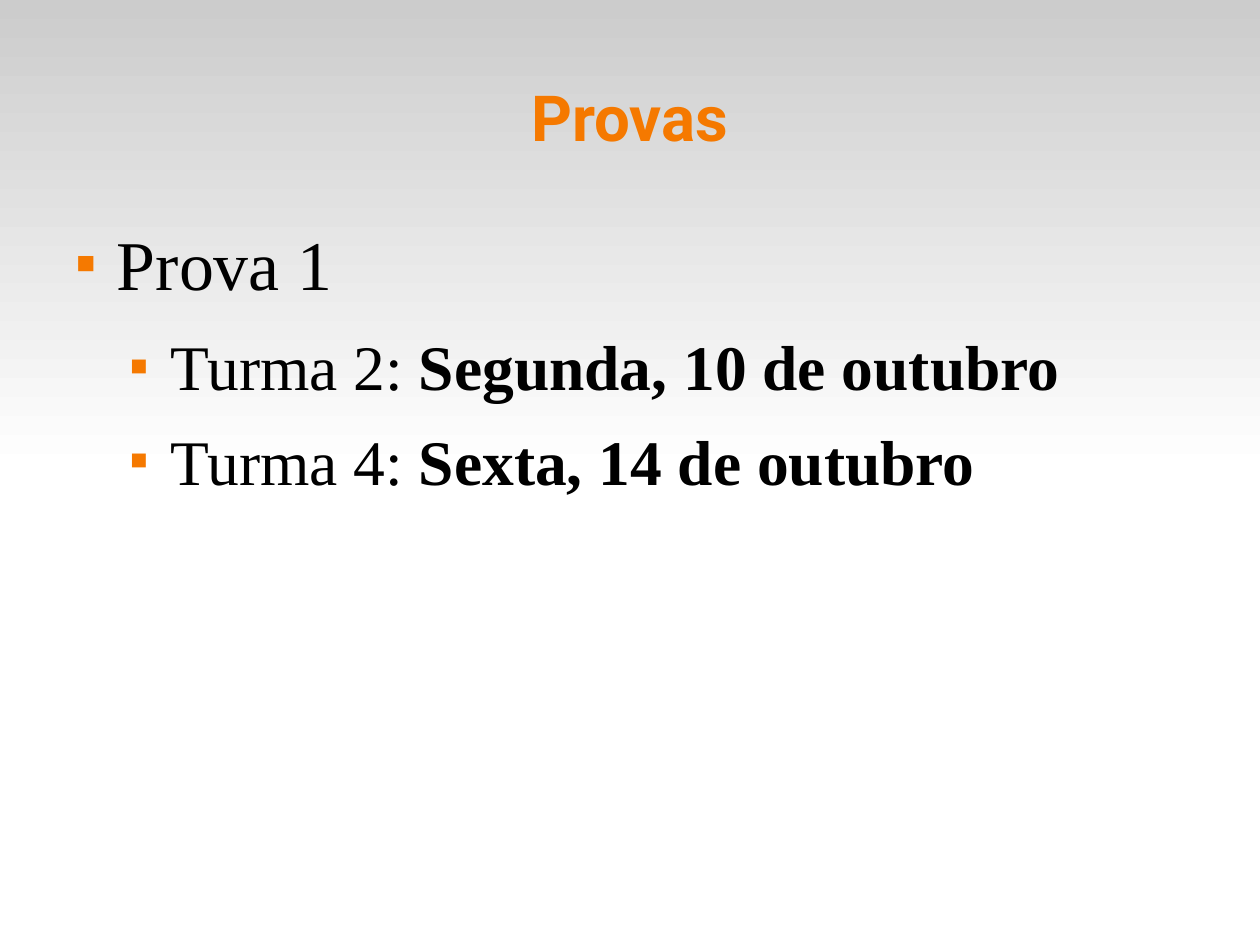
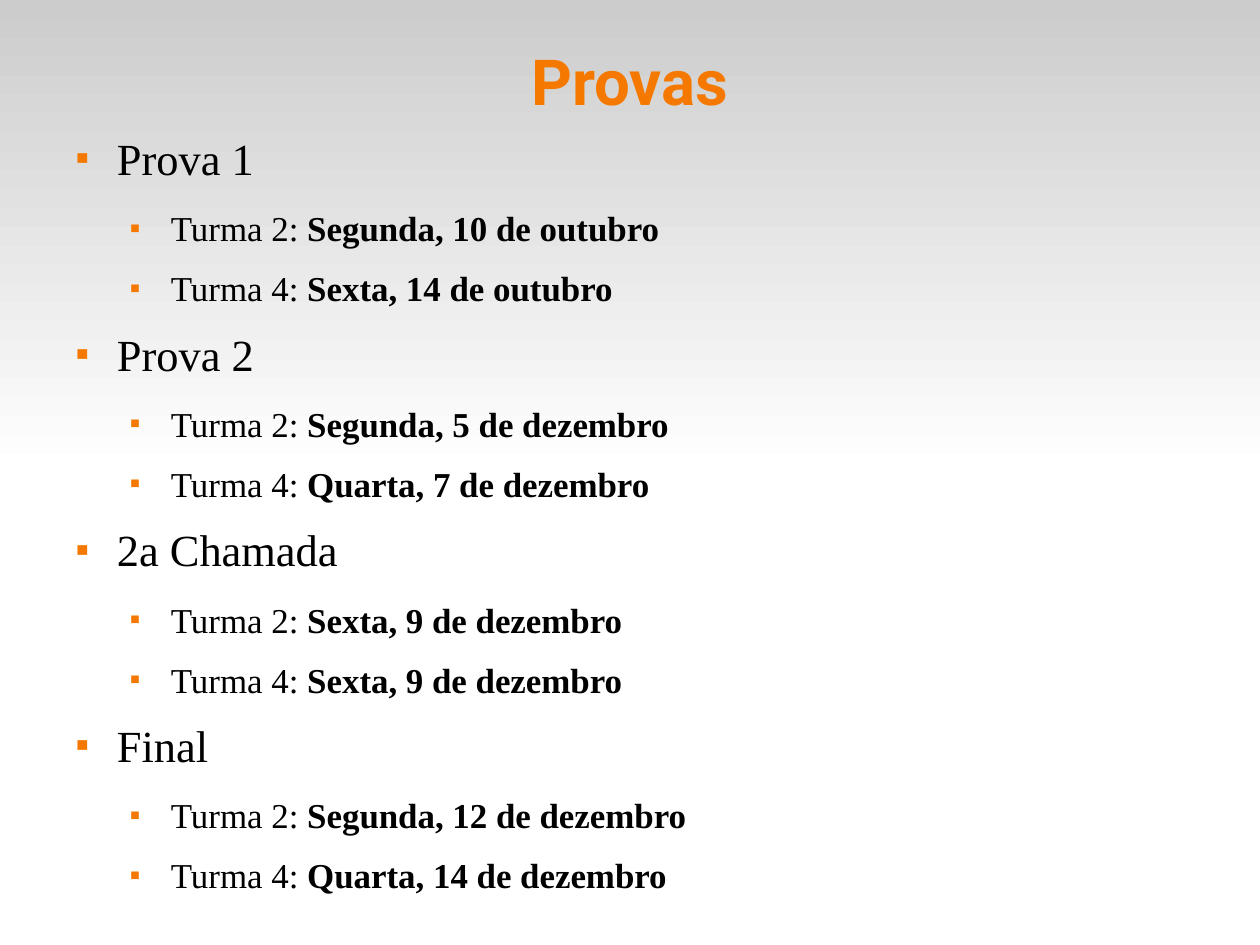
Before and after one commit to fsantanna-uerj/IPD, a slide deck: slide 8 of slides/ipd-00.odp (slide 7 before the commit). Drawn at 1260x945 pixels with LibreOffice and Linux fonts; fonts in the diff are those of the drawing. Boxes give left, top, right and bottom in pixels: in the first picture for what was removed or moved away, otherwise in the second. Text is boxed around its words. In the diff, an @@ line names an element or a change of style, - is before the commit and + after.

```diff
--- a/slides/ipd-00.odp
+++ b/slides/ipd-00.odp
@@ title "Provas": place and size @@
-title "Provas" at [532,96,729,142]
+title "Provas" at [532,60,729,106]
@@ text "Prova 1": place and size @@
-text "Prova 1" at [117,244,1060,495]
+text "Prova 1" at [117,145,686,894]
@@ text at [117,145,659,307]: size 44 to 28 pt in "Prova 1"; size 40 to 22 pt in "Turma 2: Segunda, 10 de outubro", "Turma 4: Sexta, 14 de outubro" @@
@@ text at [117,341,686,894]: paragraphs added @@
+■ Prova 2
+  ■ Turma 2: Segunda, 5 de dezembro
+  ■ Turma 4: Quarta, 7 de dezembro
+■ 2a Chamada
+  ■ Turma 2: Sexta, 9 de dezembro
+  ■ Turma 4: Sexta, 9 de dezembro
+■ Final
+  ■ Turma 2: Segunda, 12 de dezembro
+  ■ Turma 4: Quarta, 14 de dezembro
```
Also in this commit, not shown: 5 other slides changed, 1 slide added, 4 other files.
